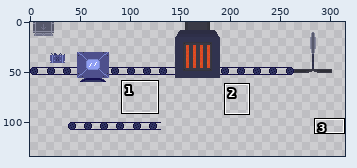
Two versions of one sprite sheet, android/assets/Vordergrund.png. Above: a wide view before the commit, with the close-up outlined.
Close-up. The starting point:
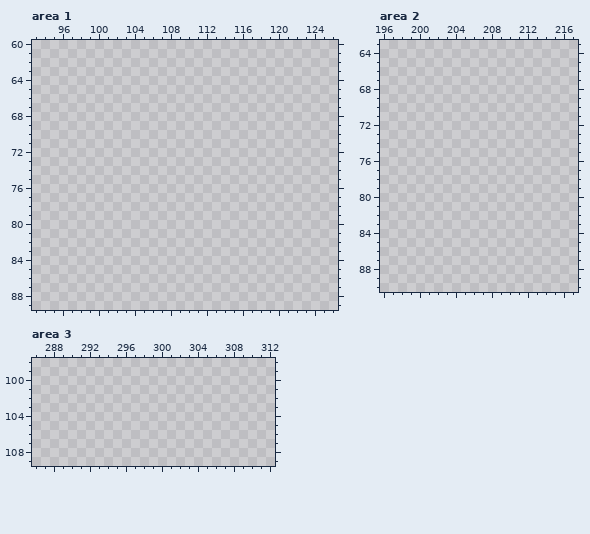
The file is 384x224 pixels. Colours within 5 levels of each other are drawn and written as one. Shown: area 1: x 93..126, y 60..89; area 2: x 196..217, y 63..90; area 3: x 286..312, y 98..109. The wide view leaves out empty margins. The commit also changed other parts of the picture, which this record leaves out.
Palette (. is transparent): 
Once edited:
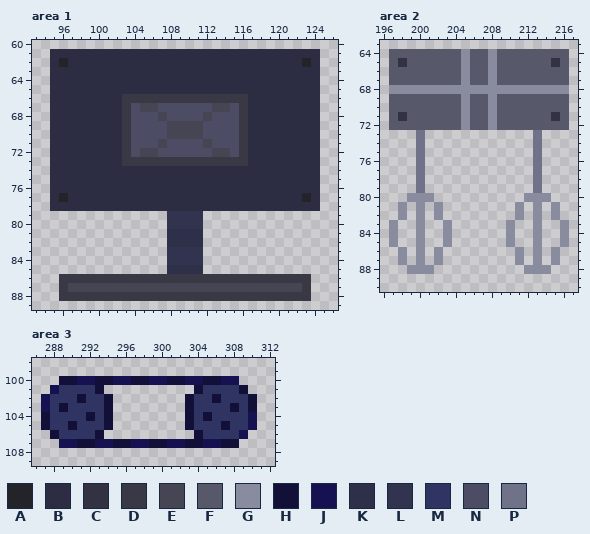
Colours new in this view: A #23232a  B #2c2d43  C #333243  D #393945  E #454554  F #57596b  G #898b9f  H #120f38  J #161151  K #2e2f49  L #31334f  M #303462  N #4c4c65  P #707289
The exact change:
Area 1:
The author put colour A in row 62 at x 96 and 123; in row 77 at x 96 and 123.
The author put colour B in row 61 at x 95 to 124; in row 62 at x 95, 97 to 122 and 124; in rows 63 to 65 at x 95 to 124; in rows 66 to 73 at x 95 to 102 and 117 to 124; in rows 74 to 76 at x 95 to 124; in row 77 at x 95, 97 to 122 and 124.
The author put colour B in row 78 at x 95 to 124.
The author put colour D in row 66 at x 103 to 116; in rows 67 to 72 at x 103 and 116; in row 73 at x 103 to 116; in row 86 at x 96 to 123; in row 87 at x 96 and 123; in row 88 at x 96 to 123.
The author put colour E in row 67 at x 105 to 106 and 113 to 114; in row 68 at x 107 and 112; in rows 69 to 70 at x 108 to 111; in row 71 at x 107 and 112; in row 72 at x 105 to 106 and 113 to 114; in row 87 at x 97 to 122.
The author put colour K in rows 81 to 82 at x 108 to 111; in row 85 at x 108 to 111.
The author put colour L in rows 79 to 80 at x 108 to 111; in rows 83 to 84 at x 108 to 111.
The author put colour N in row 67 at x 104, 107 to 112 and 115; in row 68 at x 104 to 106, 108 to 111 and 113 to 115; in rows 69 to 70 at x 104 to 107 and 112 to 115; in row 71 at x 104 to 106, 108 to 111 and 113 to 115; in row 72 at x 104, 107 to 112 and 115.
Area 2:
The author put colour C in row 65 at x 198 and 215; in row 71 at x 198 and 215.
The author put colour F in row 64 at x 197 to 204, 206 to 207 and 209 to 216; in row 65 at x 197, 199 to 204, 206 to 207, 209 to 214 and 216; in rows 66 to 67 at x 197 to 204, 206 to 207 and 209 to 216; in rows 69 to 70 at x 197 to 204, 206 to 207 and 209 to 216; in row 71 at x 197, 199 to 204, 206 to 207, 209 to 214 and 216; in row 72 at x 197 to 204, 206 to 207 and 209 to 216.
The author put colour G in rows 64 to 67 at x 205 and 208; in row 68 at x 197 to 216; in rows 69 to 72 at x 205 and 208; in row 80 at x 199 to 201 and 212 to 214; in rows 81 to 82 at x 198, 200, 202, 211, 213 and 215; in rows 83 to 85 at x 197, 200, 203, 210, 213 and 216.
The author put colour G in rows 86 to 87 at x 198, 200, 202, 211, 213 and 215; in row 88 at x 199 to 201 and 212 to 214.
The author put colour P in rows 73 to 79 at x 200 and 213.
Area 3:
The author put colour H in row 100 at x 289 to 290, 293 to 294, 297 to 298, 301 to 302 and 305 to 306; in row 101 at x 293, 304 and 309; in row 102 at x 291, 294, 303, 306 and 310; in row 103 at x 289, 294, 303, 308 and 310; in row 104 at x 287, 292, 294, 303 and 305; in row 105 at x 287, 290, 294, 303 and 307.
The author put colour H in row 106 at x 288, 293 and 304; in row 107 at x 291 to 292, 295 to 296, 299 to 300, 303 to 304 and 307 to 308.
The author put colour J in row 100 at x 291 to 292, 295 to 296, 299 to 300, 303 to 304 and 307 to 308; in row 101 at x 288; in rows 102 to 103 at x 287; in rows 104 to 105 at x 310; in row 106 at x 309; in row 107 at x 289 to 290, 293 to 294, 297 to 298, 301 to 302 and 305 to 306.
The author put colour M in row 101 at x 289 to 292 and 305 to 308; in row 102 at x 288 to 290, 292 to 293, 304 to 305 and 307 to 309; in row 103 at x 288, 290 to 293, 304 to 307 and 309; in row 104 at x 288 to 291, 293, 304 and 306 to 309; in row 105 at x 288 to 289, 291 to 293, 304 to 306 and 308 to 309; in row 106 at x 289 to 292 and 305 to 308.
Pixel boxes of the changes (left, top, right, bottom) in both close-ups:
added: (50, 49, 320, 301)
added: (389, 49, 569, 274)
added: (41, 376, 257, 448)
